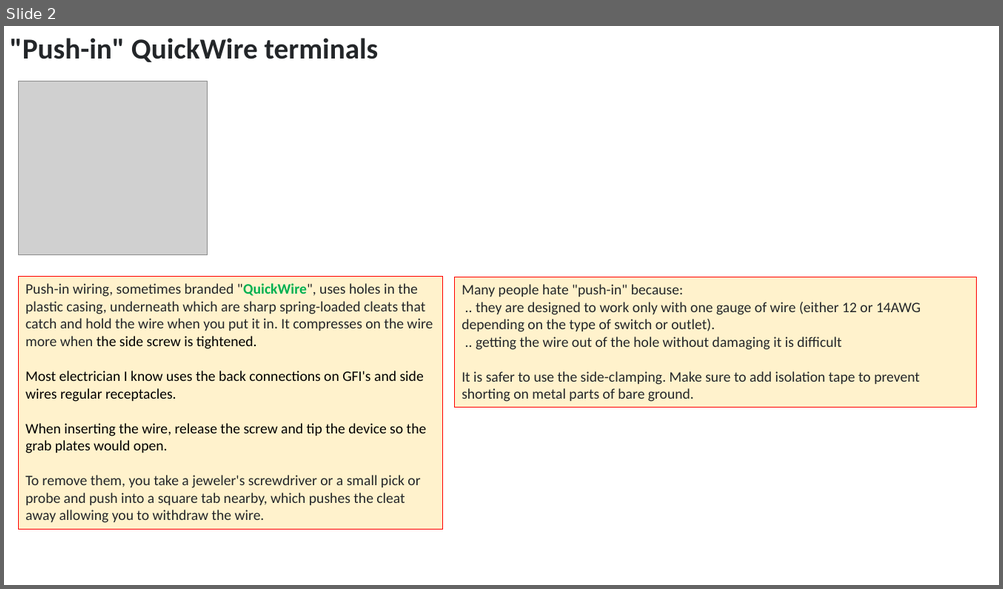
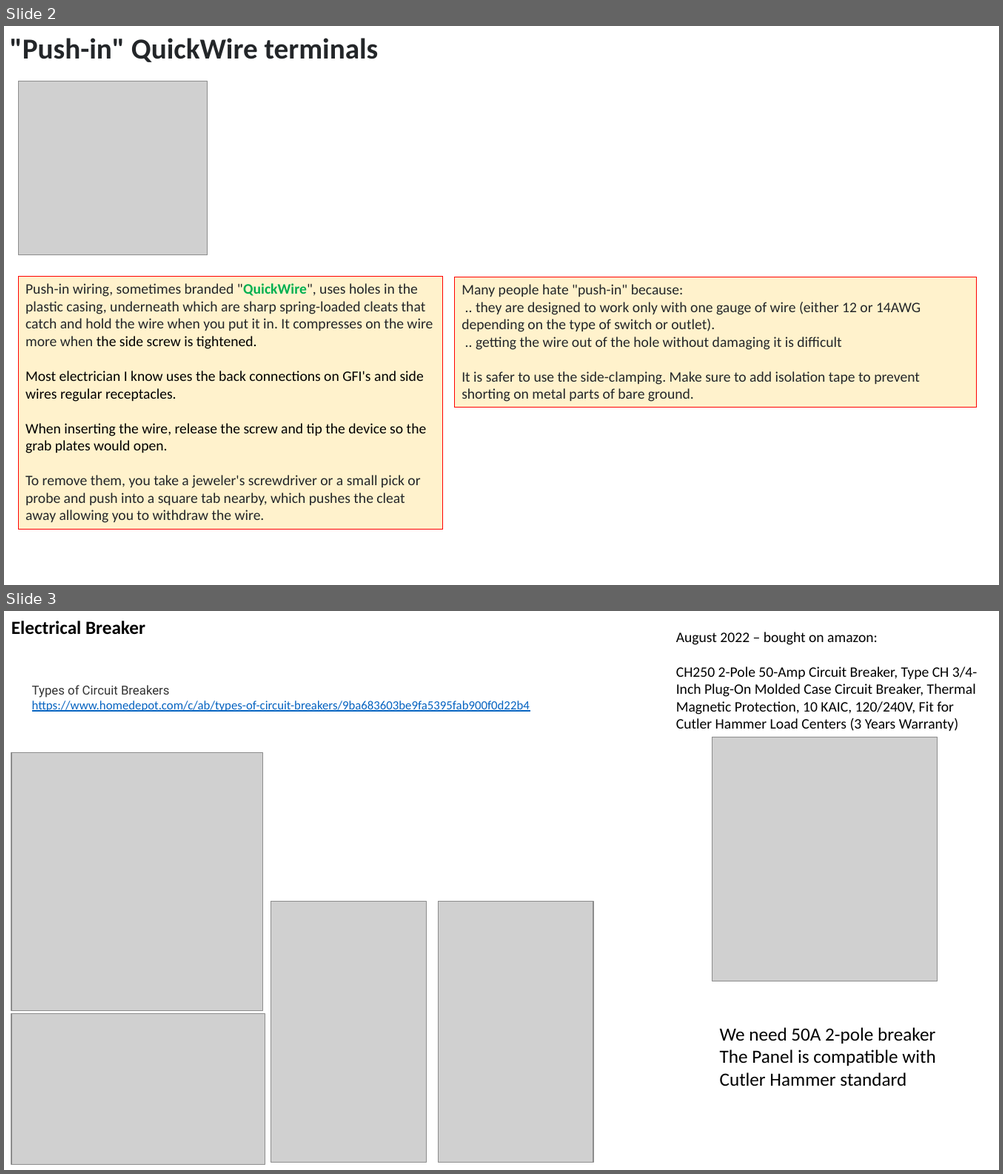
Before and after one commit to lselector/misc_farm, a slide deck: electric.pptx. Shown one above the other, each under a label of ours: slide 2 before the commit, slides 2 and 3 after it. The pictures are 1003x589 and 1003x1174 pixels, drawn with LibreOffice and Linux fonts; fonts in the diff are those of the drawing; grey boxes stand for pictures. Boxes give left, top, right and bottom in pixels: in the first picture for what was removed or moved away, otherwise in the second. Text is boxed around its words. In the diff, an @@ line names an element or a change of style, - is before the commit and + after.

Commit message:
update

```diff
--- a/electric.pptx
+++ b/electric.pptx
@@ slide 3 added at [4, 611, 999, 1170], background #FFFFFF @@
@@ text added at [11, 621, 145, 635], 18 pt, text #000000, bold @@
+Electrical Breaker
@@ text added at [676, 632, 976, 731], 14 pt, text #000000 @@
+August 2022 – bought on amazon:
+CH250 2-Pole 50-Amp Circuit Breaker, Type CH 3/4-Inch Plug-On Molded Case Circuit Breaker, Thermal Magnetic Protection, 10 KAIC, 120/240V, Fit for Cutler Hammer Load Centers (3 Years Warranty)
@@ text added at [32, 685, 529, 712], 12 pt, text #0563C1, underline @@
+Types of Circuit Breakers
+https://www.homedepot.com/c/ab/types-of-circuit-breakers/9ba683603be9fa5395fab900f0d22b4
@@ picture added at [712, 737, 936, 982] @@
@@ picture added at [11, 753, 263, 1011] @@
@@ picture added at [270, 902, 426, 1163] @@
@@ picture added at [438, 902, 594, 1163] @@
@@ picture added at [12, 1014, 264, 1165] @@
@@ text added at [720, 1028, 935, 1087], 18 pt, text #000000 @@
+We need 50A 2-pole breaker
+The Panel is compatible with Cutler Hammer standard
```
Also in this commit, not shown: 1 other slide added.
